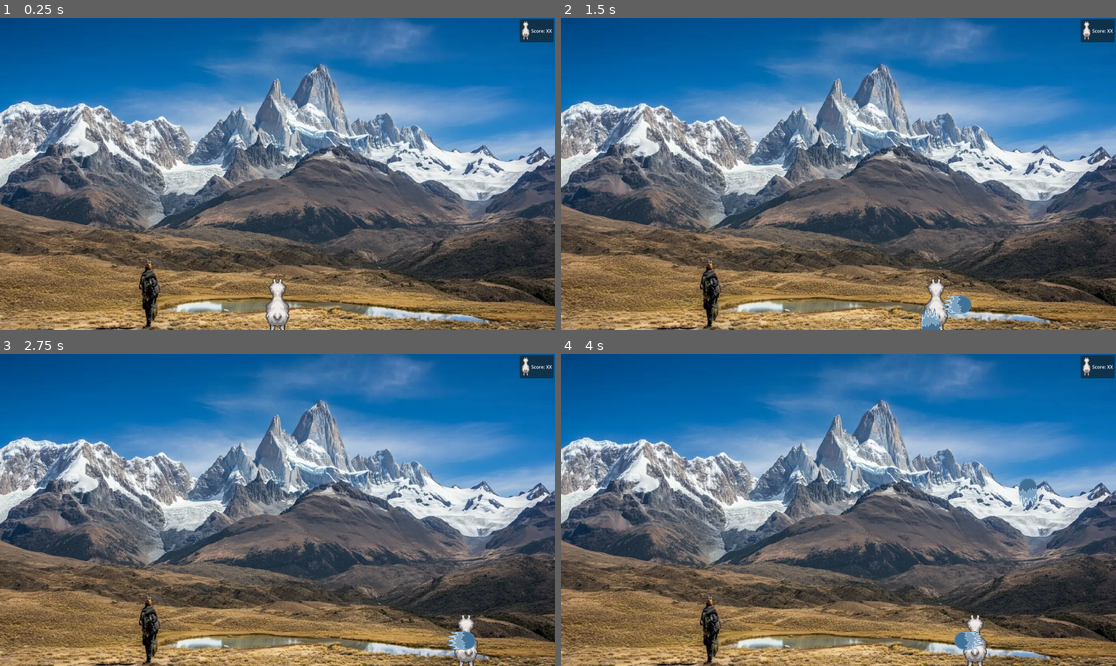
Above: before the commit, frames 1-4 (two rows, left to right).
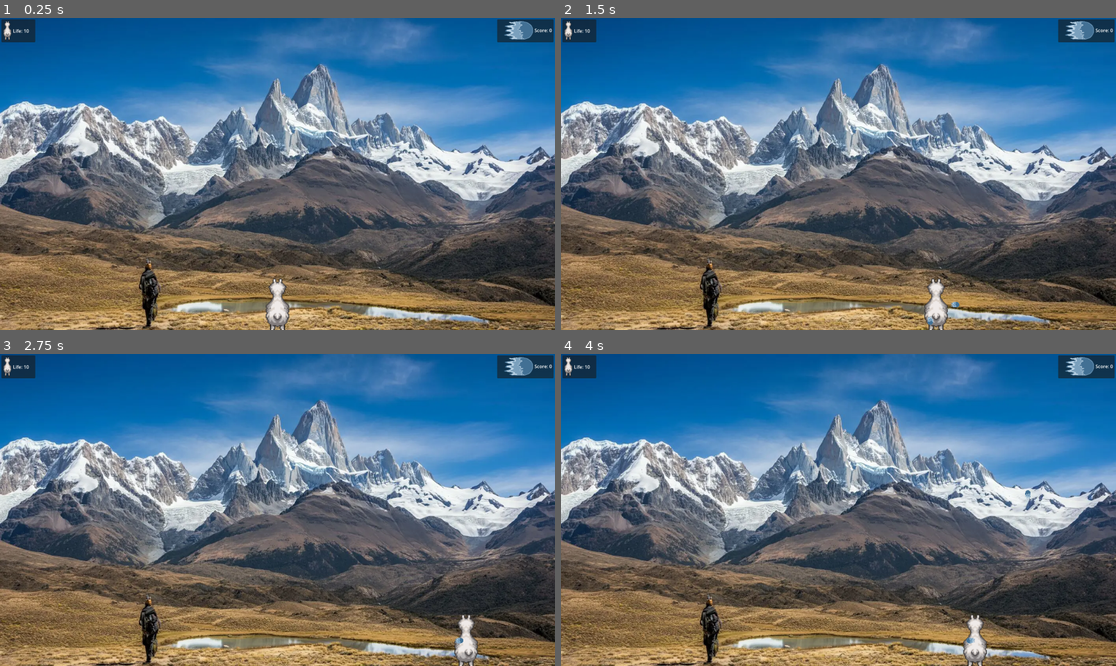
Above: after the commit, the same moments.

Repository: FabienSchmitt/Split
Game: Godot game, scene res://scenes/main/main.tscn
The game is run twice, just before and just after one commit, with the same random seed, the same clock (stepped at 60 frames per second) and the same inputs. The project has no main scene, so this scene is started directly.
Inputs:
- Up to frame 1 (0.25 s): no input
- Up to frame 2 (1.5 s): tap Enter at 0.5 s; hold D (move_right) 0.53-1.28 s; tap Space (attack) at 0.6, 1.35 s; hold S (move_down) from 1.28 s (still down)
- Up to frame 3 (2.75 s): release S (move_down) at 2.03 s; hold D (move_right) from 2.03 s (still down); tap Space (attack) at 2.1 s
- Up to frame 4 (4 s): release D (move_right) at 2.78 s; hold W (move_up) 2.78-3.53 s; tap Space (attack) at 2.85, 3.6 s; hold A (move_left) from 3.53 s (still down)

The runs differ from the first frame. In frame 1, 0.9% of the frame differs, in the area x 0-100%, y 0-8%; in frame 2, 1.3%; in frame 3, 1.1%; in frame 4, 1.4%, in the area x 0-100%, y 0-95%.

Commit message:
Add life to HUD

Diff:
--- a/scenes/player/playerHUD.tscn
+++ b/scenes/player/playerHUD.tscn
@@ -2,6 +2,7 @@
 
 [ext_resource type="Texture2D" uid="uid://b3jgqitc2sqbp" path="res://assets/sprites/lama.png" id="1_plvqf"]
 [ext_resource type="Script" uid="uid://df05i384x6qfq" path="res://scripts/player_hud.gd" id="1_y28gi"]
+[ext_resource type="Texture2D" uid="uid://b8u0m7r4vakgi" path="res://assets/sprites/gros_glaire_1.png" id="2_yqkvg"]
 
 [node name="PlayerHud" type="CanvasLayer" unique_id=1671160535]
 script = ExtResource("1_y28gi")
@@ -34,8 +35,38 @@
 
 [node name="TextureRect" type="TextureRect" parent="MarginContainer/PanelContainer/MarginContainer/GridContainer" unique_id=1931976018]
 layout_mode = 2
-texture = ExtResource("1_plvqf")
+texture = ExtResource("2_yqkvg")
 
 [node name="Score" type="Label" parent="MarginContainer/PanelContainer/MarginContainer/GridContainer" unique_id=1066083668]
 layout_mode = 2
 text = "Score: XX"
+
+[node name="MarginContainer2" type="MarginContainer" parent="." unique_id=1270248946]
+offset_right = 127.0
+offset_bottom = 89.0
+theme_override_constants/margin_left = 5
+theme_override_constants/margin_top = 5
+theme_override_constants/margin_right = 5
+theme_override_constants/margin_bottom = 5
+
+[node name="PanelContainer" type="PanelContainer" parent="MarginContainer2" unique_id=321257840]
+layout_mode = 2
+
+[node name="MarginContainer" type="MarginContainer" parent="MarginContainer2/PanelContainer" unique_id=1859128339]
+layout_mode = 2
+theme_override_constants/margin_left = 5
+theme_override_constants/margin_top = 5
+theme_override_constants/margin_right = 5
+theme_override_constants/margin_bottom = 5
+
+[node name="GridContainer" type="GridContainer" parent="MarginContainer2/PanelContainer/MarginContainer" unique_id=1417149828]
+layout_mode = 2
+columns = 2
+
+[node name="TextureRect" type="TextureRect" parent="MarginContainer2/PanelContainer/MarginContainer/GridContainer" unique_id=191568852]
+layout_mode = 2
+texture = ExtResource("1_plvqf")
+
+[node name="Life" type="Label" parent="MarginContainer2/PanelContainer/MarginContainer/GridContainer" unique_id=1173010460]
+layout_mode = 2
+text = "Life: XX"
--- a/scenes/player/spit.tscn
+++ b/scenes/player/spit.tscn
@@ -27,6 +27,7 @@
 
 [node name="AnimatedSprite2D" type="AnimatedSprite2D" parent="." unique_id=598434664]
 position = Vector2(-19.745, 0)
+scale = Vector2(0.3, 0.3)
 sprite_frames = SubResource("SpriteFrames_2tsbi")
 animation = &"spit"
 
--- a/scripts/autoload/event_bus.gd
+++ b/scripts/autoload/event_bus.gd
@@ -3,4 +3,7 @@
 @warning_ignore("unused_signal")
 signal player_score_added(scoreToAdd: int)
 
+@warning_ignore("unused_signal")
+signal player_life_lost(lifeToLose: int)
+
 # signal tourist_has_been_hit(tourist: Tourist)
--- a/scripts/player_hud.gd
+++ b/scripts/player_hud.gd
@@ -1,12 +1,21 @@
 extends CanvasLayer
 
-func _ready() -> void:
-	EventBus.player_score_added.connect(add_score)
-
 @onready var score_label: Label = $MarginContainer/PanelContainer/MarginContainer/GridContainer/Score
+@onready var life_label: Label = $MarginContainer2/PanelContainer/MarginContainer/GridContainer/Life
 
 var score = 0
+var life = 10
+
+func _ready() -> void:
+	score_label.text = "Score: " + str(score)
+	life_label.text = "Life: " + str(life)
+	EventBus.player_score_added.connect(add_score)
+	EventBus.player_life_lost.connect(lose_life)
 
 func add_score(scoreToAdd: int) -> void:
 	score += scoreToAdd
 	score_label.text = "Score: " + str(score)
+
+func lose_life(lifeToLose: int) -> void:
+	life -= lifeToLose
+	life_label.text = "Life: " + str(life)
